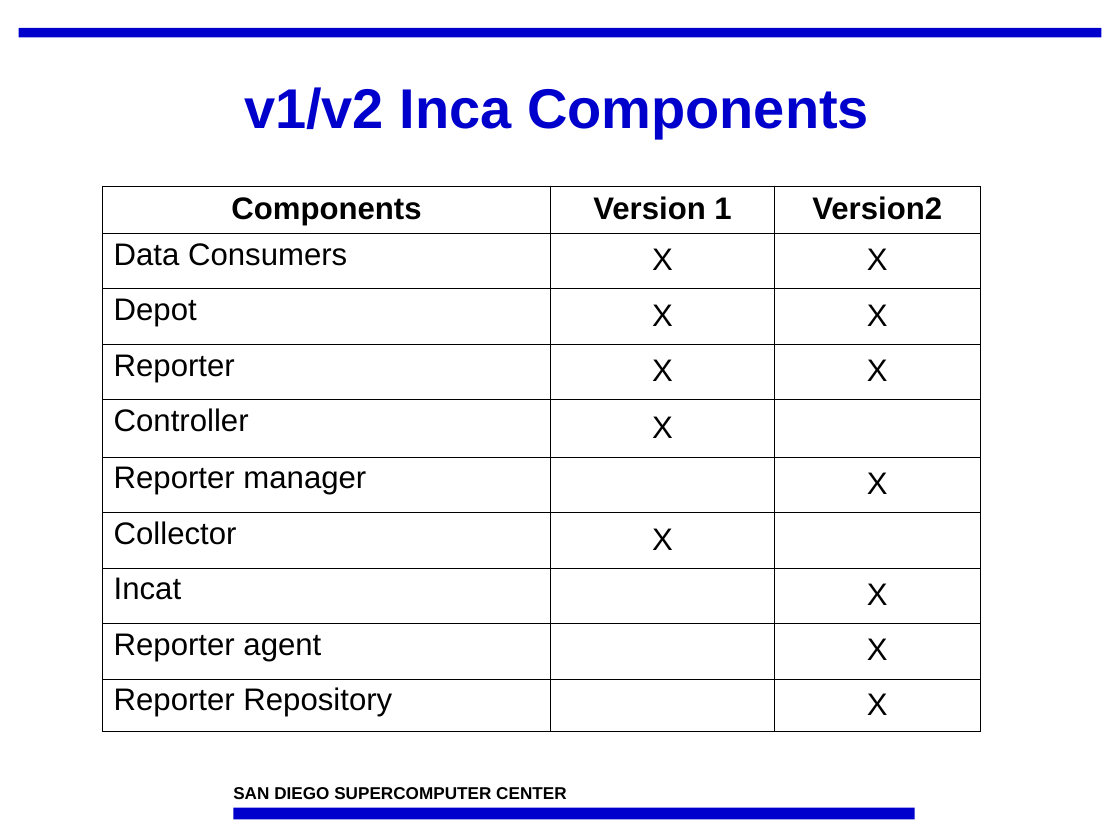
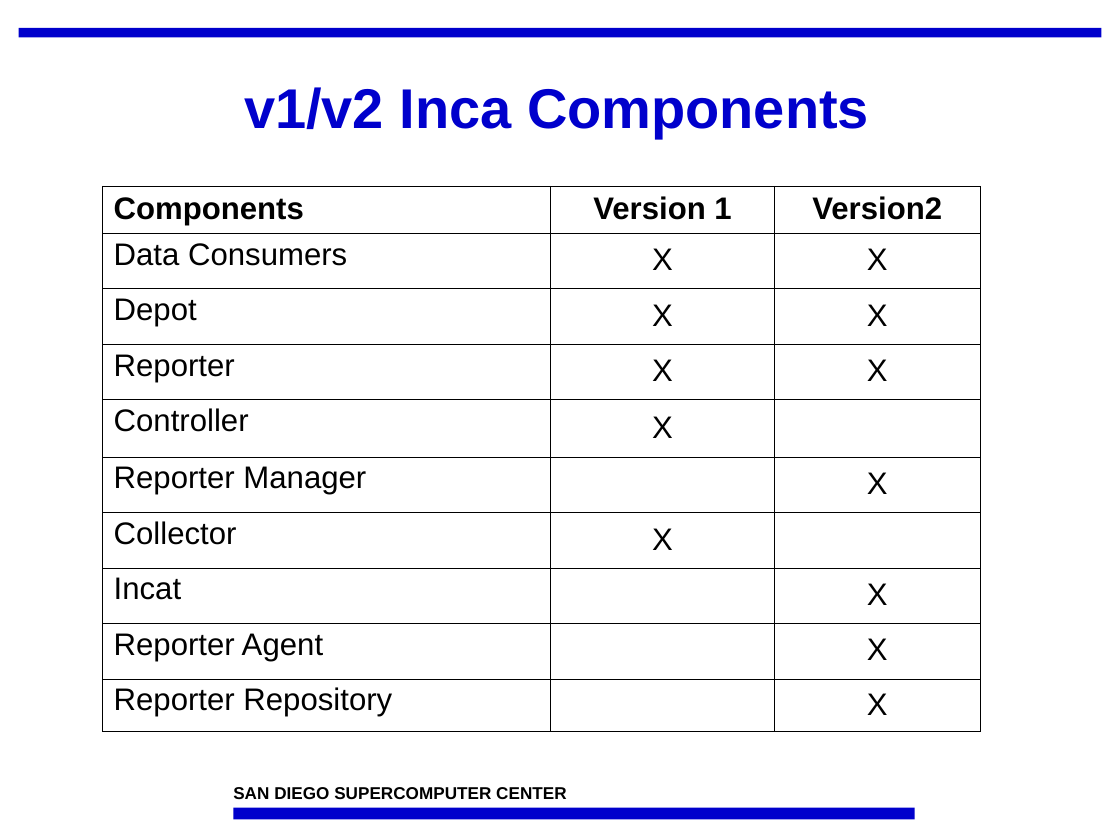
Before and after one commit to IncaProject/inca-xsede, a slide deck: slide 11 of talks/feb-06-workshop/overview.ppt. Drawn at 1120x840 pixels with LibreOffice and Linux fonts; fonts in the diff are those of the drawing; background and template pictures are left out. Boxes give left, top, right and bottom in pixels: in the first picture for what was removed or moved away, otherwise in the second. Text is boxed around its words. In the diff, an @@ line names an element or a change of style, - is before the commit and + after.

```diff
--- a/talks/feb-06-workshop/overview.ppt
+++ b/talks/feb-06-workshop/overview.ppt
@@ table at [103, 186, 980, 728] @@
-row 6, column 1: Reporter manager
+row 6, column 1: Reporter Manager
-row 9, column 1: Reporter agent
+row 9, column 1: Reporter Agent
@@ alignment centre to left @@
```
Also in this commit, not shown: 4 other slides changed, 1 slide added, 1 slide removed.
